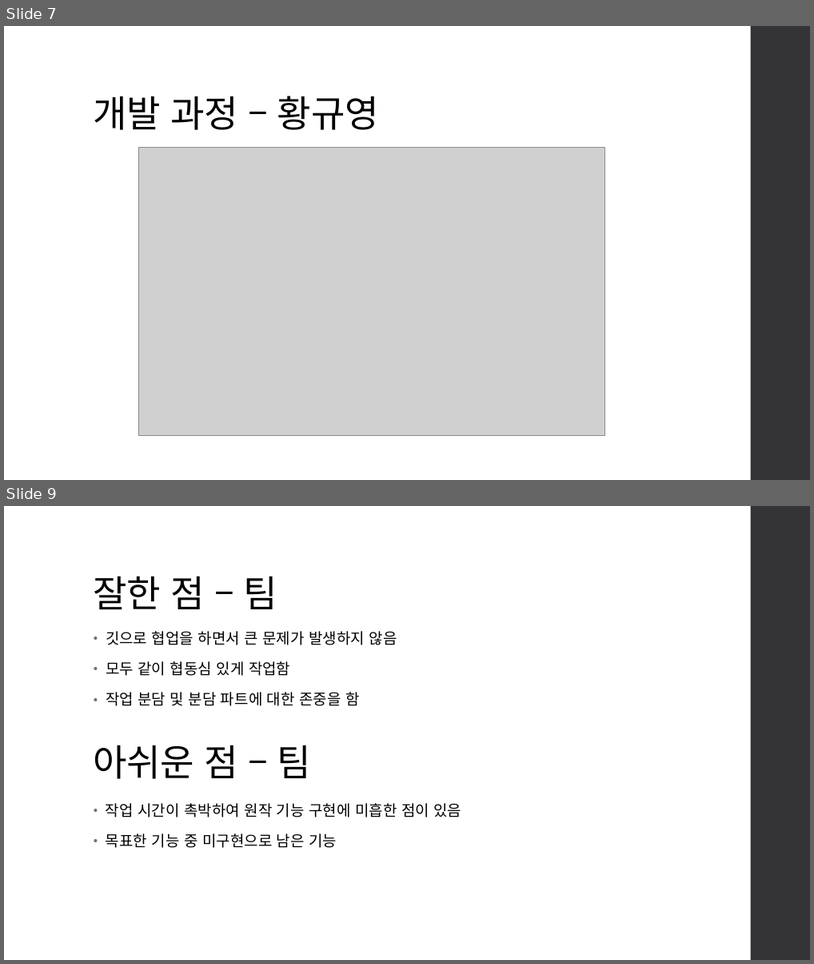
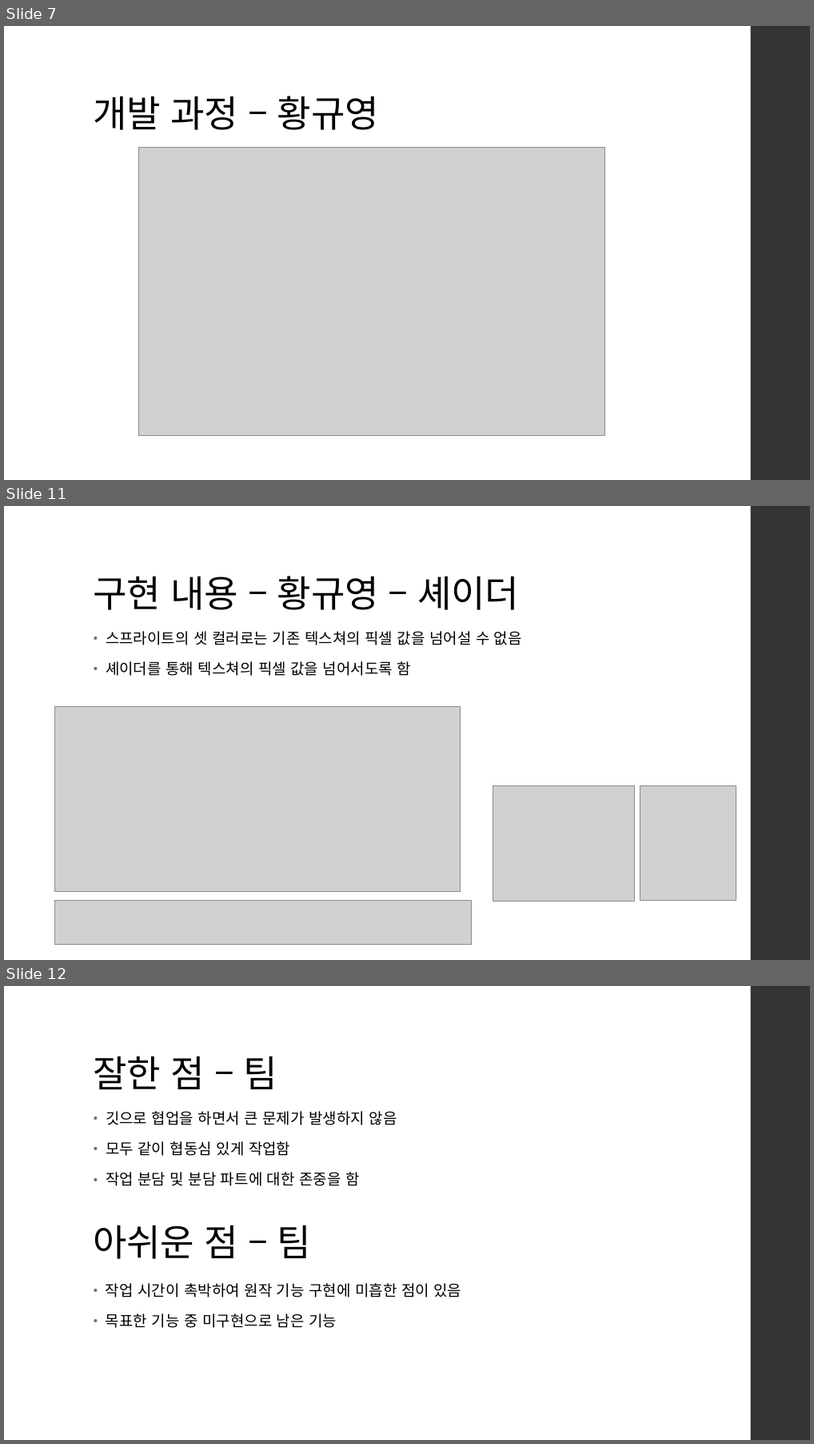
Before and after one commit to jigyu12/SFML_Team_Mockup_Project-Dungreed, a slide deck: SFML 던그리드 모작 팀 프로젝트(민지규, 박지광, 황규영) 발표 자료 - 황규영.pptx. Shown one above the other, each under a label of ours: slides 7 and 9 before the commit, slides 7, 11 and 12 after it; the slides between them are not shown. The pictures are 814x964 and 814x1444 pixels, drawn with LibreOffice and Linux fonts; fonts in the diff are those of the drawing; grey boxes stand for pictures. Boxes give left, top, right and bottom in pixels: in the first picture for what was removed or moved away, otherwise in the second. Text is boxed around its words. In the diff, an @@ line names an element or a change of style, - is before the commit and + after.

Commit message:
황규영 발표 자료 작성

```diff
--- a/SFML 던그리드 모작 팀 프로젝트(민지규, 박지광, 황규영) 발표 자료 - 황규영.pptx
+++ b/SFML 던그리드 모작 팀 프로젝트(민지규, 박지광, 황규영) 발표 자료 - 황규영.pptx
@@ slide 11 added at [4, 506, 810, 960], background #FFFFFF; not listed: 1 template element that a slide beside it also shows @@
@@ title added at [94, 576, 519, 610], 44 pt, text #000000 @@
+구현 내용 – 황규영 – 셰이더
@@ text added at [106, 631, 522, 676], 18 pt, text #000000 @@
+• 스프라이트의 셋 컬러로는 기존 텍스쳐의 픽셀 값을 넘어설 수 없음
+• 셰이더를 통해 텍스쳐의 픽셀 값을 넘어서도록 함
@@ picture added at [55, 706, 460, 891] @@
@@ picture added at [493, 785, 634, 901] @@
@@ picture added at [640, 785, 736, 900] @@
@@ picture added at [55, 900, 471, 944] @@
@@ what was slide 9 is now slide 12 @@
```
Also in this commit, not shown: 5 other slides added, 1 slide removed.
